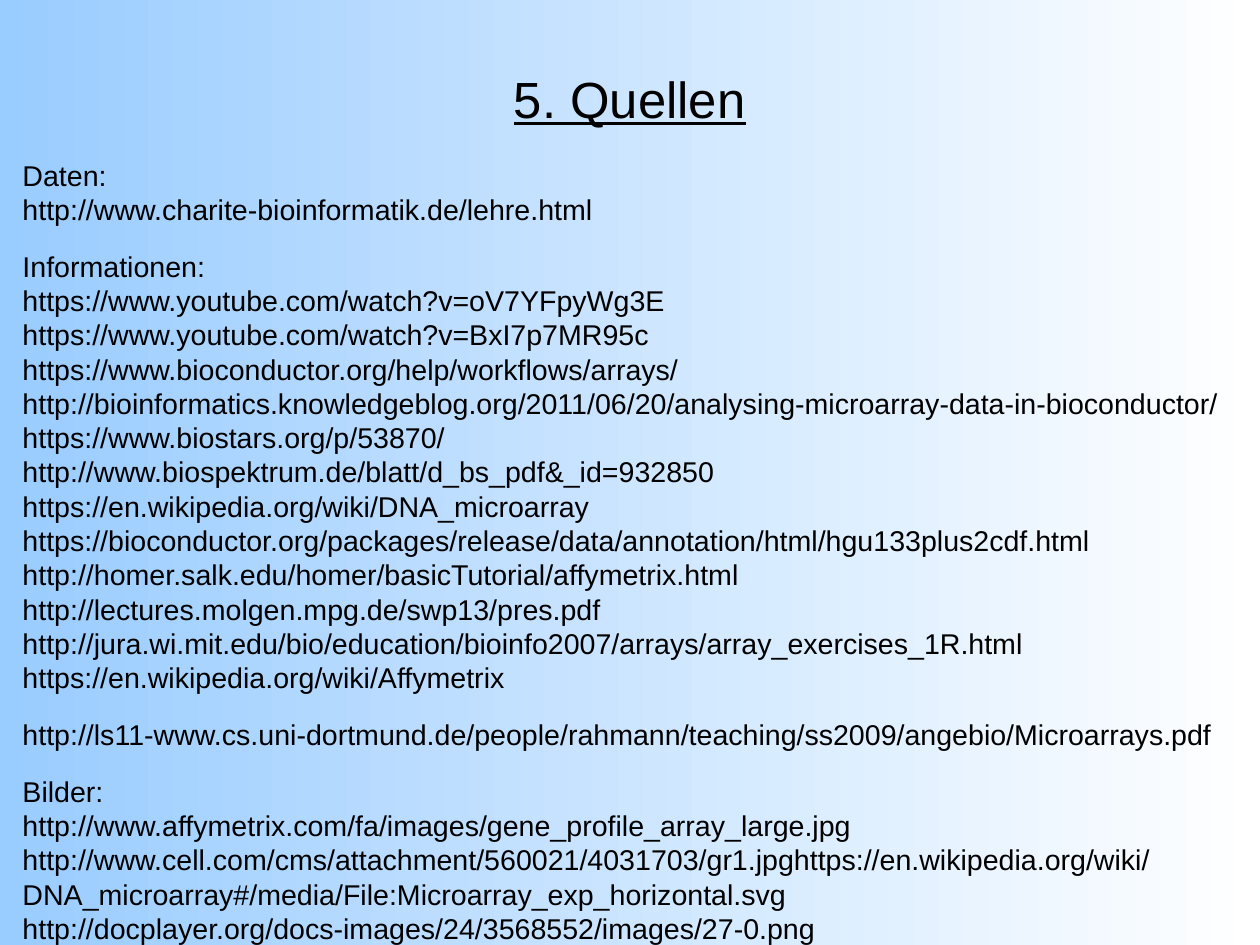
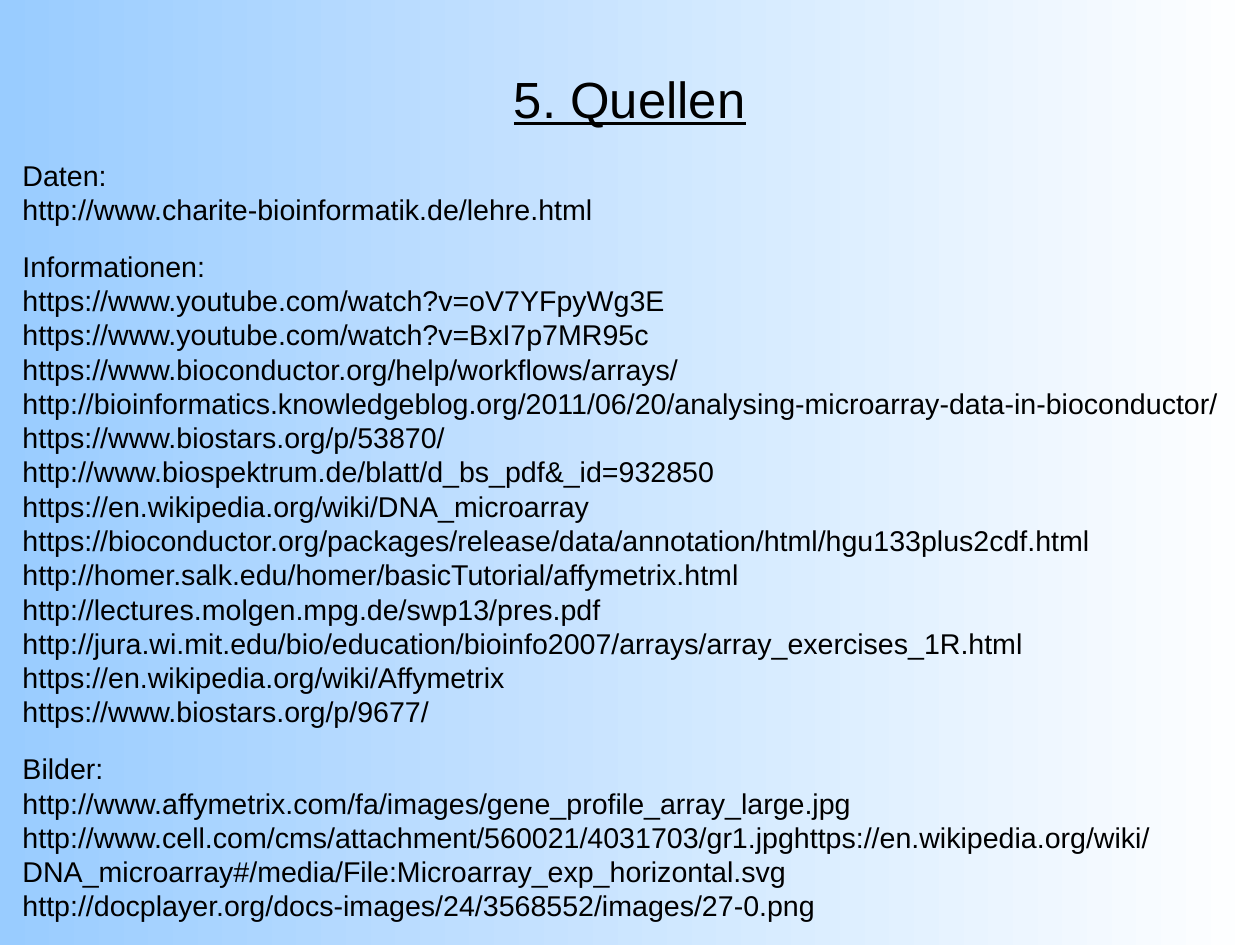
Before and after one commit to emmkey/GenEx, a slide deck: slide 17 of W1 Praesentation.odp. Drawn at 1260x945 pixels with LibreOffice and Linux fonts; fonts in the diff are those of the drawing. Boxes give left, top, right and bottom in pixels: in the first picture for what was removed or moved away, otherwise in the second. Text is boxed around its words. In the diff, an @@ line names an element or a change of style, - is before the commit and + after.

```diff
--- a/W1 Praesentation.odp
+++ b/W1 Praesentation.odp
@@ text at (x1=22, y1=256, x2=1217, y2=728): text changed @@
-Informationen:
-https://www.youtube.com/watch?v=oV7YFpyWg3E
-https://www.youtube.com/watch?v=BxI7p7MR95c
-https://www.bioconductor.org/help/workflows/arrays/
-http://bioinformatics.knowledgeblog.org/2011/06/20/analysing-microarray-data-in-bioconductor/
-https://www.biostars.org/p/53870/
-http://www.biospektrum.de/blatt/d_bs_pdf&_id=932850
-https://en.wikipedia.org/wiki/DNA_microarray
-https://bioconductor.org/packages/release/data/annotation/html/hgu133plus2cdf.html
-http://homer.salk.edu/homer/basicTutorial/affymetrix.html
-http://lectures.molgen.mpg.de/swp13/pres.pdf
-http://jura.wi.mit.edu/bio/education/bioinfo2007/arrays/array_exercises_1R.html
-https://en.wikipedia.org/wiki/Affymetrix
-http://ls11-www.cs.uni-dortmund.de/people/rahmann/teaching/ss2009/angebio/Microarrays.pdf
+Informationen:
+https://www.youtube.com/watch?v=oV7YFpyWg3E
+https://www.youtube.com/watch?v=BxI7p7MR95c
+https://www.bioconductor.org/help/workflows/arrays/
+http://bioinformatics.knowledgeblog.org/2011/06/20/analysing-microarray-data-in-bioconductor/
+https://www.biostars.org/p/53870/
+http://www.biospektrum.de/blatt/d_bs_pdf&_id=932850
+https://en.wikipedia.org/wiki/DNA_microarray
+https://bioconductor.org/packages/release/data/annotation/html/hgu133plus2cdf.html
+http://homer.salk.edu/homer/basicTutorial/affymetrix.html
+http://lectures.molgen.mpg.de/swp13/pres.pdf
+http://jura.wi.mit.edu/bio/education/bioinfo2007/arrays/array_exercises_1R.html
+https://en.wikipedia.org/wiki/Affymetrix
+https://www.biostars.org/p/9677/
```
Also in this commit, not shown: 9 other slides changed, 1 slide added, 1 slide removed, 1 other file.
